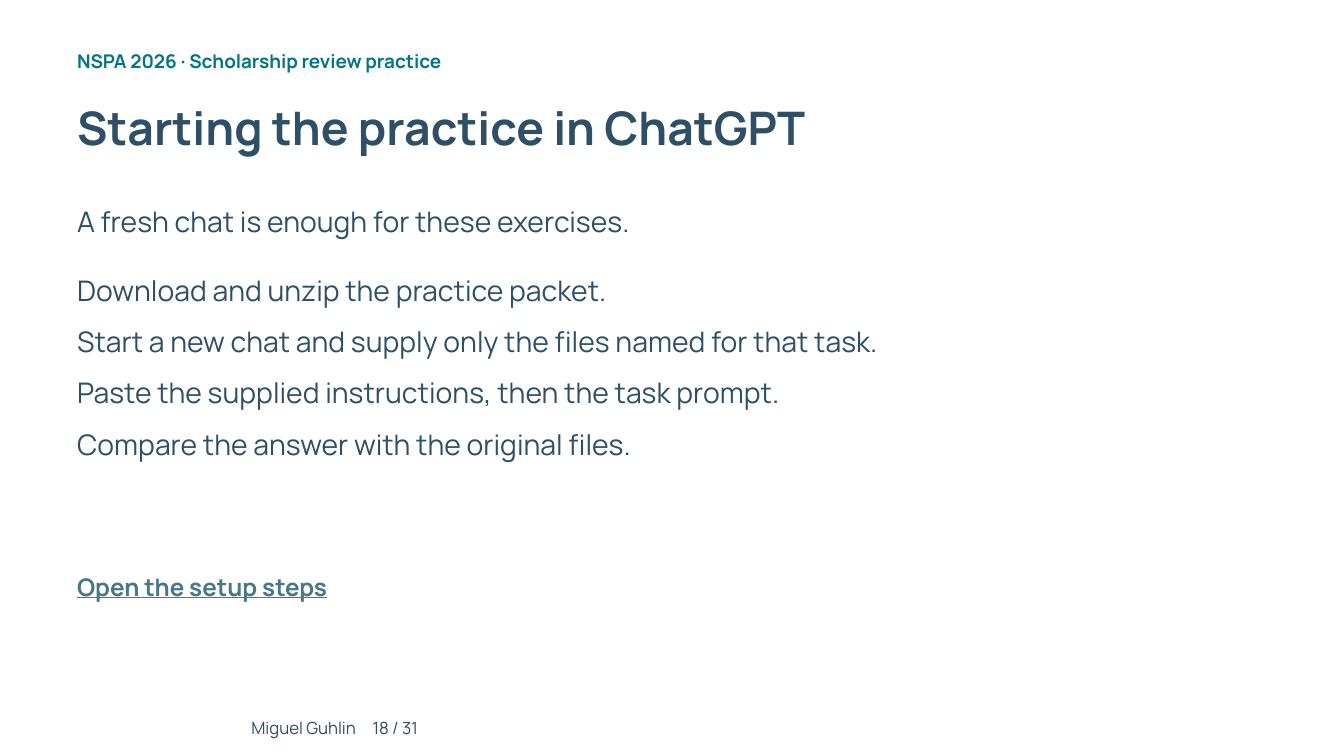
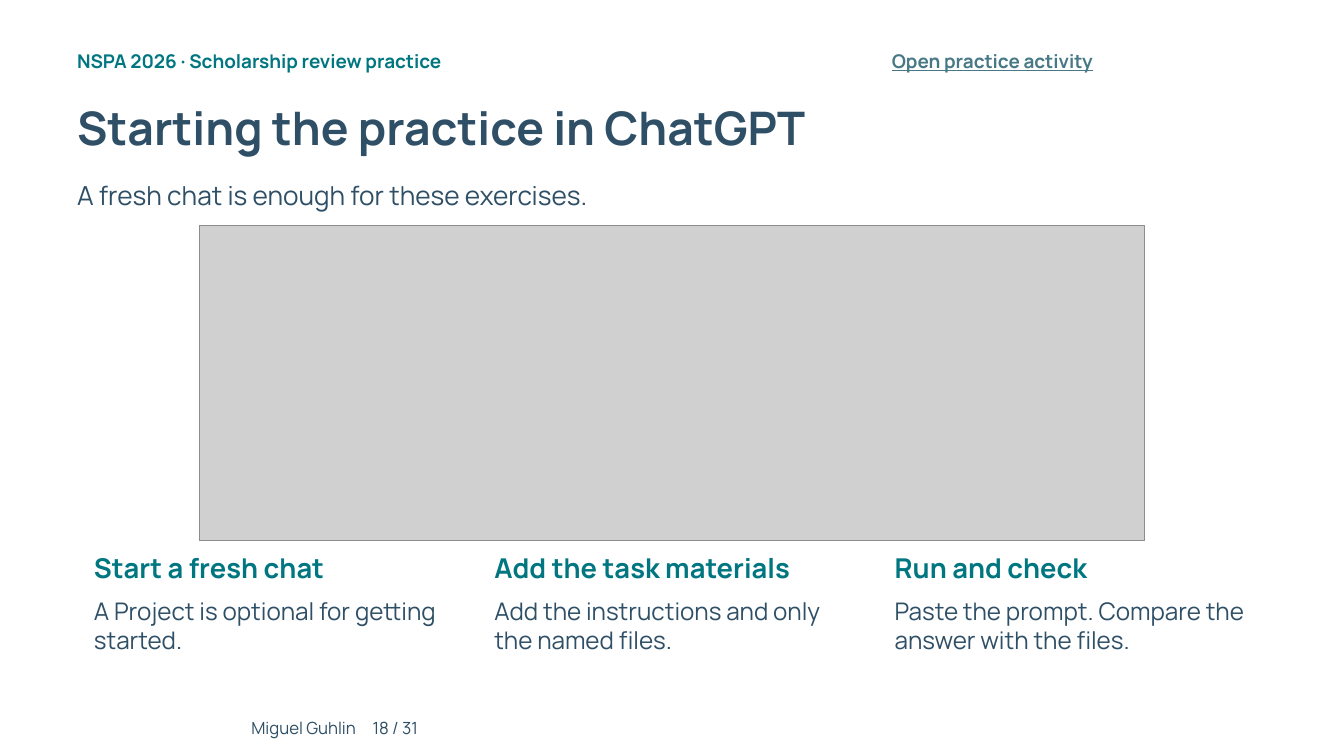
Before and after one commit to mguhlin/nspa, a slide deck: slide 18 of 2026/p/slides/ai-prompting-scholarship-review.pptx. Drawn at 1344x756 pixels with LibreOffice and Linux fonts; fonts in the diff are those of the drawing; grey boxes stand for pictures; background and template pictures are left out. Boxes give left, top, right and bottom in pixels: in the first picture for what was removed or moved away, otherwise in the second. Text is boxed around its words. In the diff, an @@ line names an element or a change of style, - is before the commit and + after.

Commit message:
Enrich prompting slides and separate assessment results from guided activities

```diff
--- a/2026/p/slides/ai-prompting-scholarship-review.pptx
+++ b/2026/p/slides/ai-prompting-scholarship-review.pptx
@@ text added at (892, 54, 1093, 73), 13.5 pt, text #467886, bold, underline @@
+Open practice activity
@@ text "A fresh chat is enough ...": place and size @@
-text "A fresh chat is enough ..." at (77, 211, 629, 240)
+text "A fresh chat is enough ..." at (77, 185, 587, 212)
@@ text "A fresh chat is enough ..." at (77, 185, 587, 212): size 20.2 to 18.8 pt @@
@@ picture added at (200, 226, 1145, 540) @@
@@ text removed at (77, 280, 606, 308) @@
-Download and unzip the practice packet.
@@ text removed at (77, 331, 877, 359) @@
-Start a new chat and supply only the files named for that task.
@@ text removed at (77, 382, 779, 410) @@
-Paste the supplied instructions, then the task prompt.
@@ text added at (94, 558, 324, 579), 19.5 pt, text #007681, bold @@
+Start a fresh chat
@@ text added at (494, 558, 790, 579), 19.5 pt, text #007681, bold @@
+Add the task materials
@@ text added at (895, 558, 1087, 579), 19.5 pt, text #007681, bold @@
+Run and check
@@ text removed at (77, 578, 327, 602) @@
-Open the setup steps
@@ text added at (94, 602, 436, 650), 17.2 pt, text #2E4F66 @@
+A Project is optional for getting started.
@@ text added at (494, 602, 820, 650), 17.2 pt, text #2E4F66 @@
+Add the instructions and only the named files.
@@ text at (895, 602, 1244, 650): text changed; size 20.2 to 17.2 pt @@
-Compare the answer with the original files.
+Paste the prompt. Compare the answer with the files.
```
Also in this commit, not shown: 16 other slides changed, 1 slide added, 1 slide removed, 41 other files.
